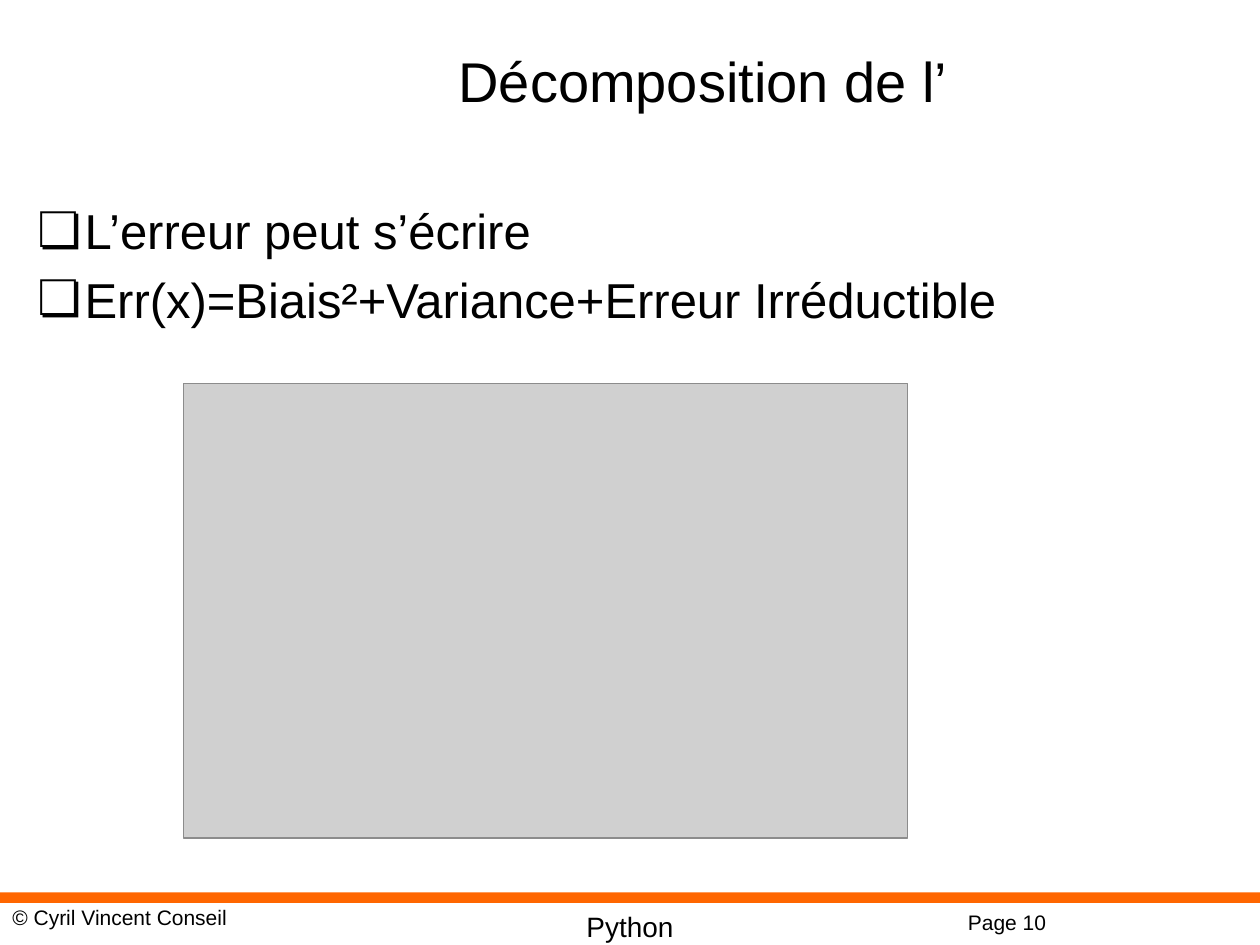
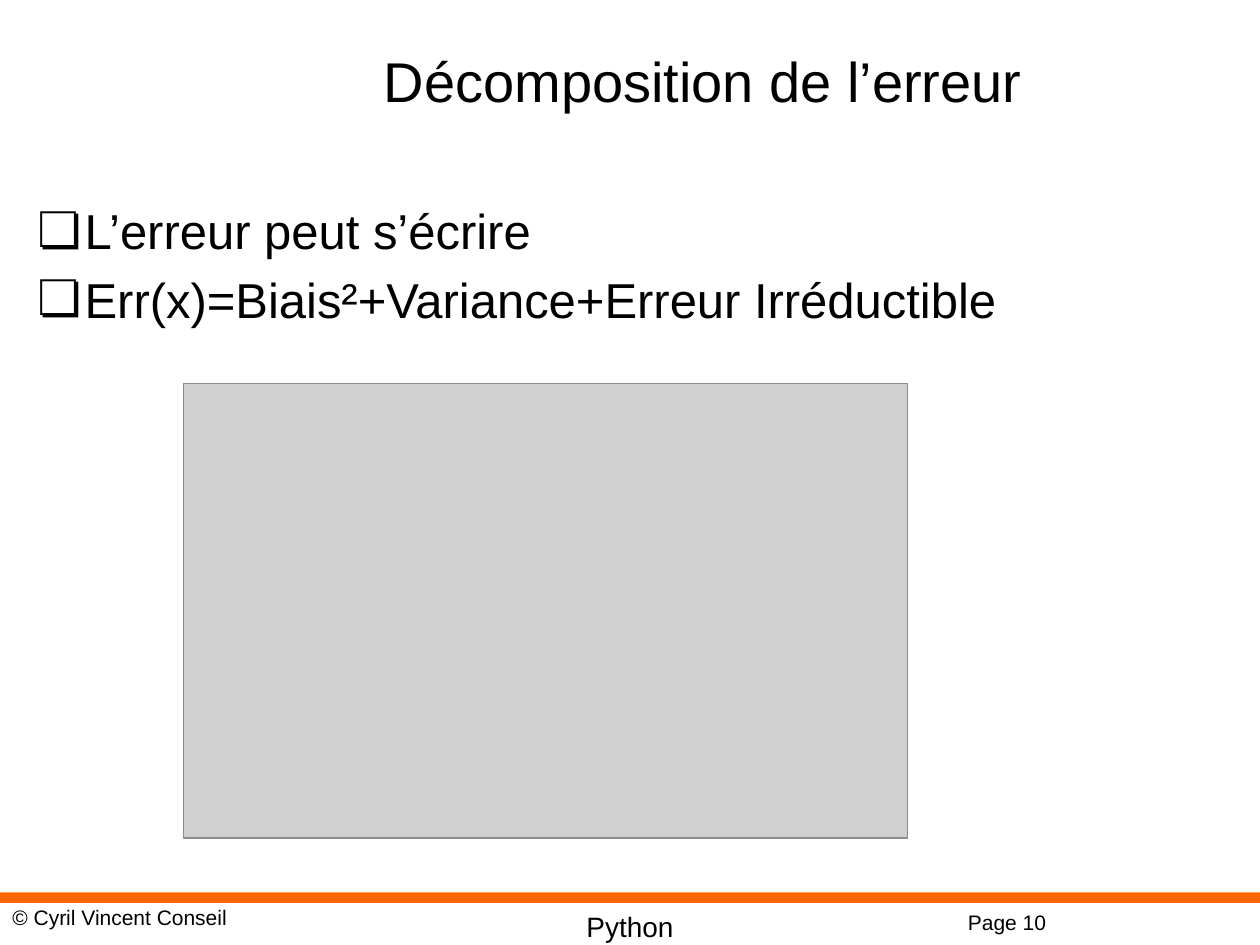
Before and after one commit to cyrilvincent/ML, a slide deck: slide 10 of PPT/MachineLearning14-KNN.pptx. Drawn at 1260x945 pixels with LibreOffice and Linux fonts; fonts in the diff are those of the drawing; grey boxes stand for pictures; background and template pictures are left out. Boxes give left, top, right and bottom in pixels: in the first picture for what was removed or moved away, otherwise in the second. Text is boxed around its words. In the diff, an @@ line names an element or a change of style, - is before the commit and + after.

```diff
--- a/PPT/MachineLearning14-KNN.pptx
+++ b/PPT/MachineLearning14-KNN.pptx
@@ title at [384,60,1021,113]: text changed @@
-Décomposition de l’
+Décomposition de l’erreur
```
Also in this commit, not shown: 3 other files.
